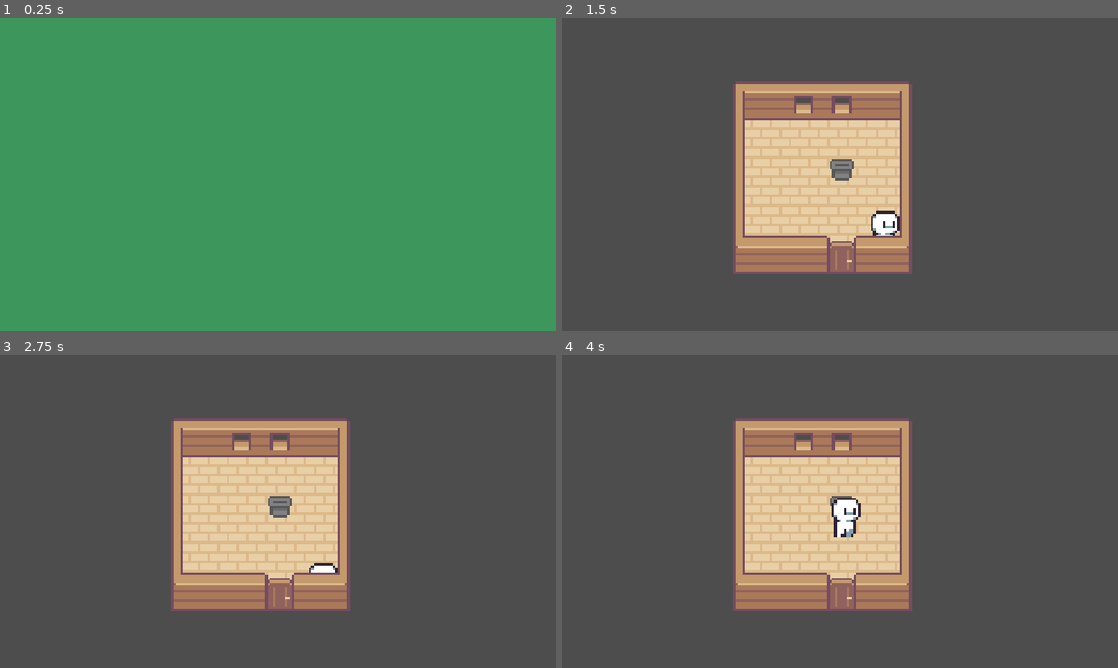
Above: before the commit, frames 1-4 (two rows, left to right).
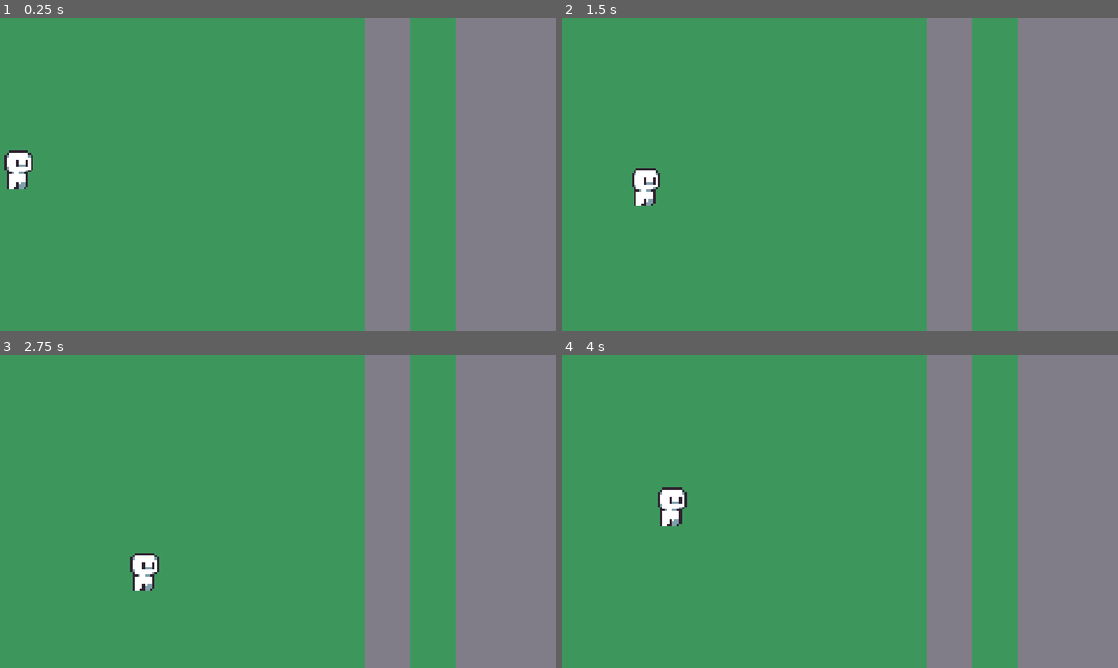
Above: after the commit, the same moments.

Repository: PetoDaniel/Heading-Out
Game: Godot game, scene res://scenes/levels/outdoor_test.tscn
The game is run twice, just before and just after one commit, with the same random seed, the same clock (stepped at 60 frames per second) and the same inputs. This scene is started directly instead of the project's main scene.
Inputs:
- Up to frame 1 (0.25 s): no input
- Up to frame 2 (1.5 s): tap Enter at 0.5 s; hold D (move_right) 0.53-1.28 s; tap E (interact) at 0.6, 1.35 s; hold S (move_down) from 1.28 s (still down)
- Up to frame 3 (2.75 s): release S (move_down) at 2.03 s; hold D (move_right) from 2.03 s (still down); tap E (interact) at 2.1 s
- Up to frame 4 (4 s): release D (move_right) at 2.78 s; hold W (move_up) 2.78-3.53 s; tap E (interact) at 2.85, 3.6 s; hold A (move_left) from 3.53 s (still down)

The runs differ from the first frame. In frame 1, 27% of the frame differs, in the area x 0-100%, y 0-100%; in frame 2, 100%; in frame 3, 100%; in frame 4, 100%.

Commit message:
Some working on the first outdoor scene

Diff:
--- a/scenes/levels/home_topdown_2d.tscn
+++ b/scenes/levels/home_topdown_2d.tscn
@@ -186,6 +186,7 @@
 [node name="InteractionLabel" type="Label" parent="." unique_id=801015383]
 unique_name_in_owner = true
 visible = false
+oversampling_with_scale = 2
 offset_left = 504.0
 offset_top = 546.0
 offset_right = 659.0
--- a/scenes/levels/outdoor_test.tscn
+++ b/scenes/levels/outdoor_test.tscn
@@ -1,21 +1,96 @@
 [gd_scene format=3 uid="uid://b42qmwqtg6xb6"]
 
 [ext_resource type="Script" uid="uid://vyogvvwkc7kj" path="res://scripts/outdoor_test.gd" id="1_3gbdh"]
+[ext_resource type="PackedScene" uid="uid://owolteyrxhtw" path="res://scenes/players/player_2d.tscn" id="2_6534l"]
 
-[node name="Outdoor" type="Control" unique_id=632609081]
-layout_mode = 3
+[sub_resource type="SegmentShape2D" id="SegmentShape2D_s1rbv"]
+a = Vector2(800, 696)
+b = Vector2(800, -56)
+
+[sub_resource type="RectangleShape2D" id="RectangleShape2D_4jvf8"]
+size = Vector2(90, 648)
+
+[node name="Outdoor" type="Node2D" unique_id=2093234826]
+script = ExtResource("1_3gbdh")
+
+[node name="Player" parent="." unique_id=1162451763 instance=ExtResource("2_6534l")]
+unique_name_in_owner = true
+z_index = 1
+position = Vector2(39.000008, 314)
+scale = Vector2(5, 5)
+
+[node name="Grass" type="ColorRect" parent="." unique_id=1532768476]
+custom_minimum_size = Vector2(1.67, 3.77)
+anchors_preset = -1
+anchor_right = 29.800001
+anchor_bottom = 17.2
+offset_right = 1152.0
+offset_bottom = 648.0
+grow_horizontal = 2
+grow_vertical = 2
+pivot_offset = Vector2(1102, 217)
+color = Color(0.2395092, 0.5924425, 0.36659044, 1)
+
+[node name="Road" type="ColorRect" parent="." unique_id=1385723414]
+custom_minimum_size = Vector2(1.67, 3.77)
 anchors_preset = 15
 anchor_right = 1.0
 anchor_bottom = 1.0
+offset_left = 944.0
+offset_right = 1034.6802
+offset_bottom = 648.0
 grow_horizontal = 2
 grow_vertical = 2
-script = ExtResource("1_3gbdh")
+scale = Vector2(2.298325, 1)
+color = Color(0.50425917, 0.48912024, 0.53467315, 1)
 
-[node name="ColorRect" type="ColorRect" parent="." unique_id=1532768476]
-layout_mode = 1
+[node name="Sidewalk" type="ColorRect" parent="." unique_id=1553058099]
+custom_minimum_size = Vector2(1.67, 3.77)
 anchors_preset = 15
 anchor_right = 1.0
 anchor_bottom = 1.0
+offset_left = 757.0
+offset_right = 850.0
+offset_bottom = 648.0
 grow_horizontal = 2
 grow_vertical = 2
-color = Color(0.2395092, 0.5924425, 0.36659044, 1)
+color = Color(0.50425917, 0.48912024, 0.53467315, 1)
+
+[node name="SidewalkCollision" type="Area2D" parent="." unique_id=1123673516]
+
+[node name="CollisionShape2D" type="CollisionShape2D" parent="SidewalkCollision" unique_id=585881668]
+position = Vector2(-40, 0)
+shape = SubResource("SegmentShape2D_s1rbv")
+
+[node name="HomeCollision" type="Area2D" parent="." unique_id=4170583]
+
+[node name="CollisionShape2D" type="CollisionShape2D" parent="HomeCollision" unique_id=1057919228]
+position = Vector2(43, 324)
+shape = SubResource("RectangleShape2D_4jvf8")
+
+[node name="TextLabel" type="Label" parent="." unique_id=1331723631]
+unique_name_in_owner = true
+visible = false
+oversampling_with_scale = 2
+offset_left = 176.00002
+offset_top = 592.00006
+offset_right = 472.0
+offset_bottom = 615.00006
+scale = Vector2(1.63, 1.63)
+text = "Wait, I left my suitcase inside!"
+horizontal_alignment = 1
+text_direction = 1
+
+[node name="InteractionLabel" type="Label" parent="." unique_id=966929818]
+visible = false
+oversampling_with_scale = 2
+offset_left = 224.0
+offset_top = 304.0
+offset_right = 345.0
+offset_bottom = 327.0
+scale = Vector2(1.595, 1.595)
+text = "Press E to enter"
+
+[connection signal="body_entered" from="SidewalkCollision" to="." method="_on_sidewalk_collision_body_entered"]
+[connection signal="body_entered" from="HomeCollision" to="." method="_on_home_collision_body_entered"]
+[connection signal="body_exited" from="HomeCollision" to="." method="_on_home_collision_body_exited"]
--- a/scripts/outdoor_test.gd
+++ b/scripts/outdoor_test.gd
@@ -1,9 +1,33 @@
-extends Control
+extends Node2D
 
+@onready var text_label: Label = %TextLabel
+@onready var player: CharacterBody2D = %Player
+@onready var interaction_label: Label = $InteractionLabel
+
+var player_reached_sidewalk := false
+var player_near_home := false
+
+func _on_sidewalk_collision_body_entered(body: Node2D) -> void:
+	if body == player:
+		if not player_reached_sidewalk:
+			text_label.show()
+		player_reached_sidewalk = true
+
+
+func _on_home_collision_body_entered(body: Node2D) -> void:
+	if body == player and player_reached_sidewalk:
+		text_label.hide()
+		interaction_label.show()
+		player_near_home = true
+
+func _on_home_collision_body_exited(body: Node2D) -> void:
+	if body == player and player_reached_sidewalk:
+		interaction_label.hide()
+		player_near_home = false
 
 
 func _process(_delta: float) -> void:
-	if Input.is_action_just_pressed("interact"):
+	if Input.is_action_just_pressed("interact") and player_near_home:
 		GameManager.trip_count += 1
 		GameManager.returning_home = true
 
